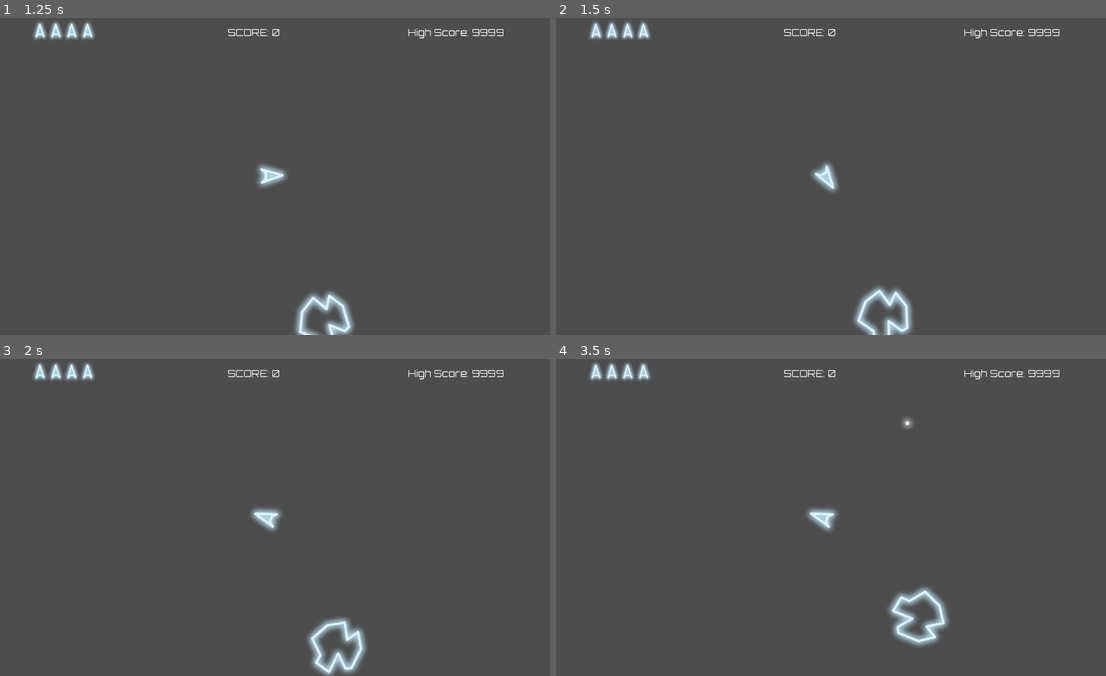
Above: before the commit, frames 1-4 (two rows, left to right).
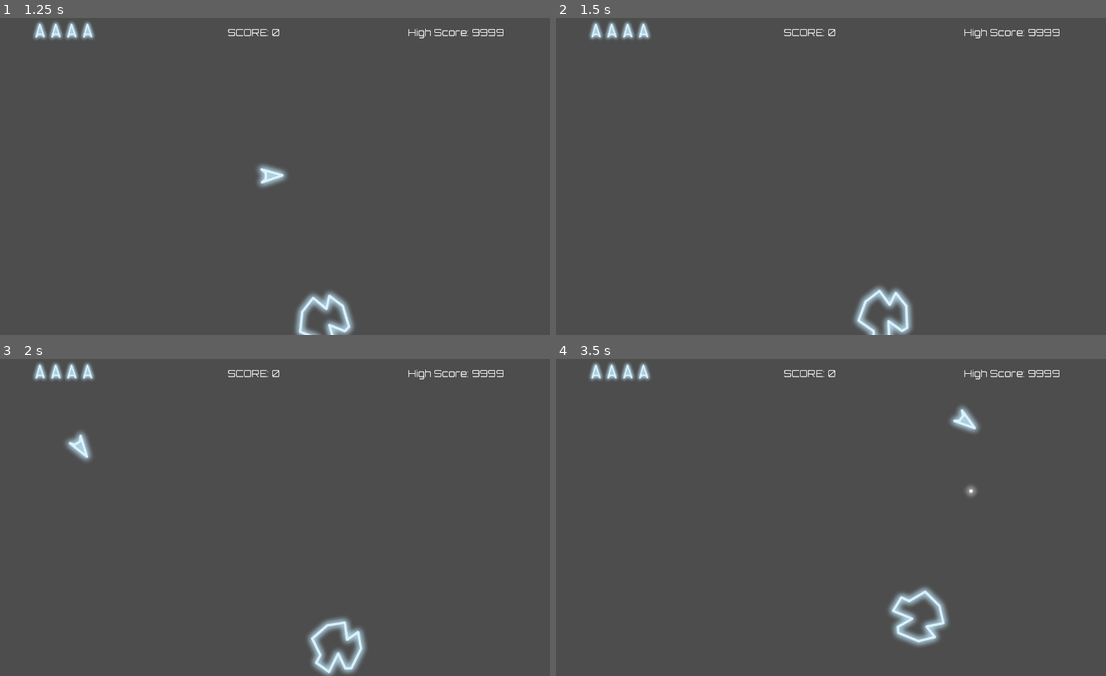
Above: after the commit, the same moments.

Repository: AllanSechrist/asteroids
Game: Godot game, scene res://scenes/UI/menu_base.tscn
Same seed, same stepped clock (60 frames per second), same inputs: the game is played once before the commit and once after it.
Inputs:
- Up to frame 1 (1.25 s): click "Start" at 0.5 s
- Up to frame 2 (1.5 s): hold D (turn_right) from 1.28 s (still down); tap Shift (hyperspace, bound only after the commit) at 1.35 s
- Up to frame 3 (2 s): keep holding D (turn_right)
- Up to frame 4 (3.5 s): release D (turn_right) at 2.03 s; hold A (turn_left) 2.03-2.78 s; tap Space (fire) at 2.1 s; tap Shift (hyperspace, bound only after the commit) at 2.3, 2.85 s; hold D (turn_right) from 2.78 s (still down)

Frame 1 is identical in both runs. In frame 2, 0.3% of the frame differs, in the area x 46-52%, y 45-55%; in frame 3, 0.6%; in frame 4, 0.7%, in the area x 45-78%, y 14-55%.

Commit message:
Finish hyperspace mechanic

Diff:
--- a/project.godot
+++ b/project.godot
@@ -67,7 +67,8 @@
 }
 hyperspace={
 "deadzone": 0.2,
-"events": []
+"events": [Object(InputEventKey,"resource_local_to_scene":false,"resource_name":"","device":-1,"window_id":0,"alt_pressed":false,"shift_pressed":false,"ctrl_pressed":false,"meta_pressed":false,"pressed":false,"keycode":0,"physical_keycode":4194325,"key_label":0,"unicode":0,"location":0,"echo":false,"script":null)
+]
 }
 clear_debug={
 "deadzone": 0.2,
--- a/scenes/UI/ui.tscn
+++ b/scenes/UI/ui.tscn
@@ -18,6 +18,7 @@
 theme_override_constants/margin_bottom = 8
 
 [node name="HBoxContainer" type="HBoxContainer" parent="MarginContainer" unique_id=471034786]
+custom_minimum_size = Vector2(0, 50)
 layout_mode = 2
 size_flags_vertical = 0
 theme_override_constants/separation = 200
@@ -25,7 +26,7 @@
 
 [node name="LivesContainer" type="HBoxContainer" parent="MarginContainer/HBoxContainer" unique_id=604468316]
 unique_name_in_owner = true
-custom_minimum_size = Vector2(150, 0)
+custom_minimum_size = Vector2(150, 50)
 layout_mode = 2
 
 [node name="ScoreLabel" type="Label" parent="MarginContainer/HBoxContainer" unique_id=1442350110]
--- a/scenes/sandbox.tscn
+++ b/scenes/sandbox.tscn
@@ -5,6 +5,7 @@
 [ext_resource type="PackedScene" uid="uid://d3x0fnkj3jumk" path="res://scenes/asteroids/big_asteroid.tscn" id="2_rgld7"]
 [ext_resource type="PackedScene" uid="uid://bcs1gloubrt3x" path="res://scenes/asteroids/asteroid_spawner.tscn" id="5_16ffl"]
 [ext_resource type="PackedScene" uid="uid://8eholi4ay2oe" path="res://scenes/UI/lives_icon.tscn" id="5_tpt06"]
+[ext_resource type="AudioStream" uid="uid://cdbj3yiaxfodo" path="res://assets/sounds/ship/teleport.wav" id="6_4b02c"]
 [ext_resource type="PackedScene" uid="uid://dqpenmioq0la4" path="res://scenes/UI/ui.tscn" id="6_17a3a"]
 [ext_resource type="PackedScene" uid="uid://dcacstden4rpd" path="res://scenes/managers/game_manager.tscn" id="7_4b02c"]
 
@@ -22,6 +23,7 @@
 [node name="Ship" parent="GameManager" unique_id=923968611 instance=ExtResource("1_2ddto")]
 position = Vector2(562, 294)
 motion_mode = 1
+hyperspace_sound = ExtResource("6_4b02c")
 
 [node name="UI" parent="GameManager" unique_id=2099741367 instance=ExtResource("6_17a3a")]
 life_icon_scene = ExtResource("5_tpt06")
--- a/scenes/ship/ship.gd
+++ b/scenes/ship/ship.gd
@@ -1,7 +1,7 @@
 extends CharacterBody2D
 class_name Ship
 
-enum ShipState { ALIVE, DEAD, INVULNERABLE }
+enum ShipState { ALIVE, DEAD, INVULNERABLE, HYPERSPACING }
 
 @export_category("Ship Stats")
 @export var turn_speed := 5.0
@@ -17,6 +17,7 @@
 @export var bullet_scene: PackedScene
 @export var gun_sound: AudioStream
 @export var death_sound: AudioStream
+@export var hyperspace_sound: AudioStream
 
 @onready var muzzle: Marker2D = $Muzzle
 @onready var collision_shape_2d: CollisionShape2D = $CollisionShape2D
@@ -31,6 +32,7 @@
 var state: ShipState = ShipState.ALIVE
 var active_bullets := 0
 var want_to_fire := false
+var is_hyperspacing := false
 
 signal death
 
@@ -80,6 +82,33 @@
 	if want_to_fire:
 		want_to_fire = false
 		fire()
+
+	if Input.is_action_just_pressed("hyperspace") and state != ShipState.HYPERSPACING:
+		hyperspace_jump()
+
+func hyperspace_jump() -> void:
+	SoundManager.play(hyperspace_sound)
+	state = ShipState.HYPERSPACING
+	visible = false
+	collision_shape_2d.disabled = true
+
+	#TODO: effects
+
+	await get_tree().create_timer(0.5).timeout
+
+	var screen_rect := get_viewport_rect()
+	var margin := 50.0
+	global_position = Vector2(
+		randf_range(margin, screen_rect.size.x - margin),
+		randf_range(margin, screen_rect.size.y - margin)
+	)
+	velocity = Vector2.ZERO
+
+	visible = true
+	collision_shape_2d.disabled = false
+	state = ShipState.ALIVE
+
+	#TODO: effects
 
 func fire() -> void:
 	if active_bullets < max_bullets:
Not shown, added: assets/sounds/ship/teleport.wav.import
Not shown, added: assets/sounds/ship/teleport.wav
